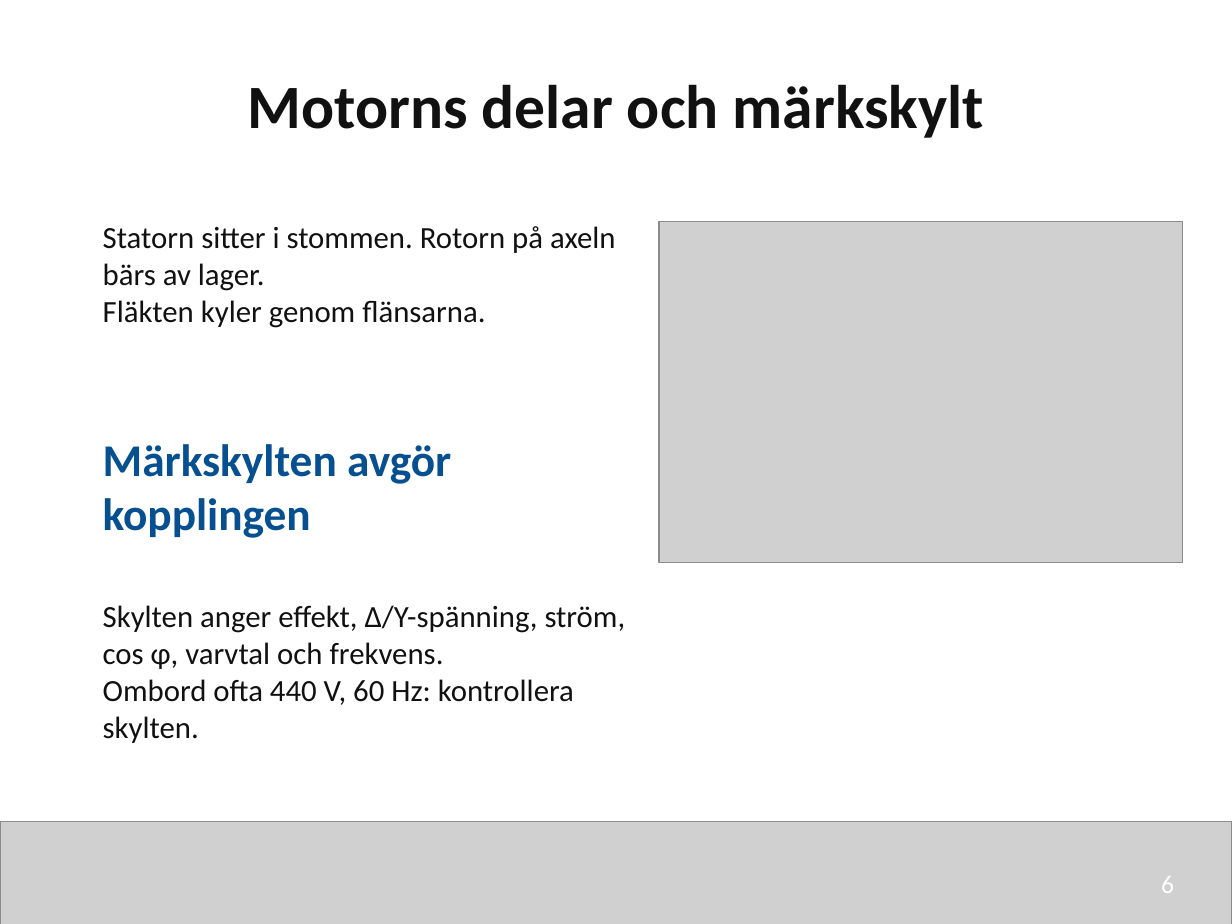
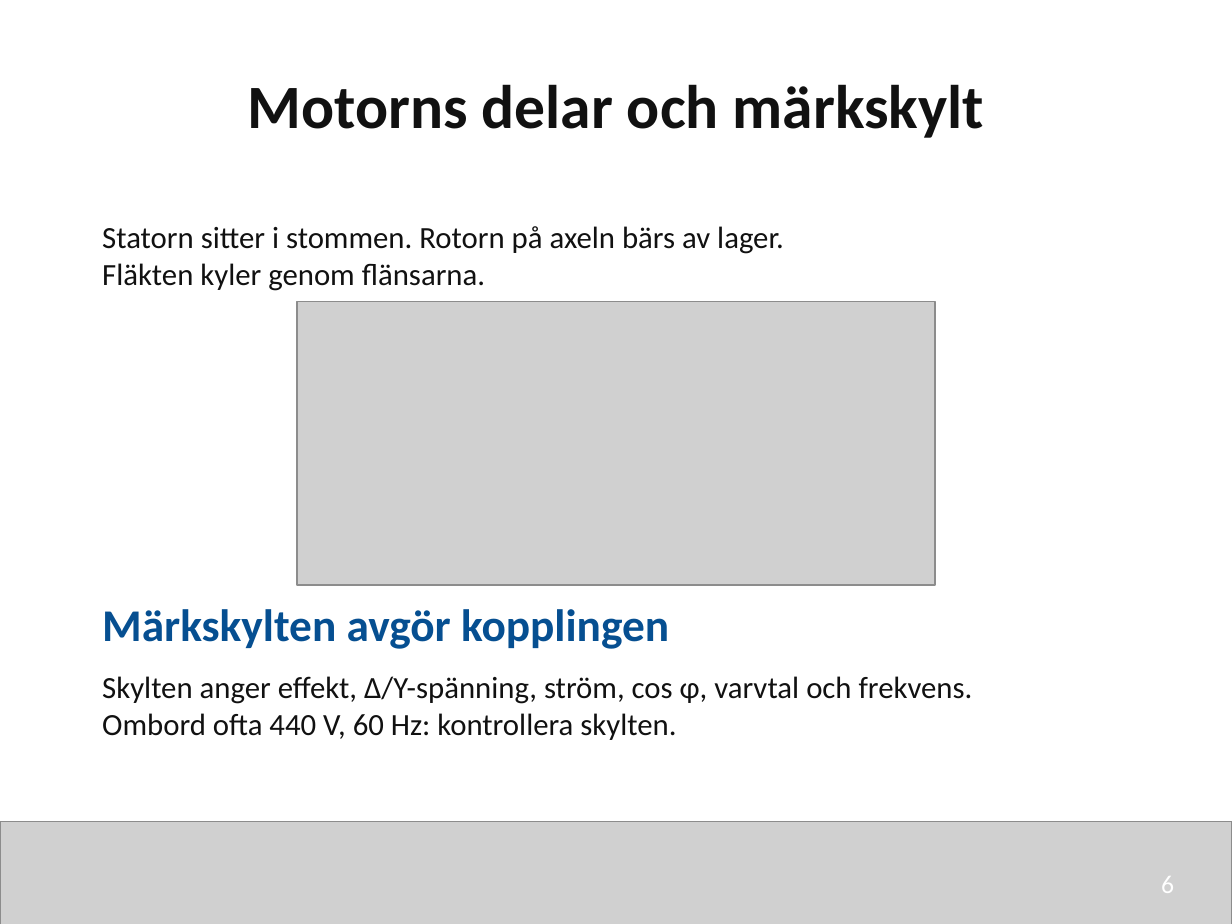
Before and after one commit to nj22az/nj22az.github.io, a slide deck: slide 6 of sjoskolan/vecka-41/aktuell/v41_03_Fysisk_traff_och_matning_elev.pptx. Drawn at 1232x924 pixels with LibreOffice and Linux fonts; fonts in the diff are those of the drawing; grey boxes stand for pictures. Boxes give left, top, right and bottom in pixels: in the first picture for what was removed or moved away, otherwise in the second. Text is boxed around its words. In the diff, an @@ line names an element or a change of style, - is before the commit and + after.

```diff
--- a/sjoskolan/vecka-41/aktuell/v41_03_Fysisk_traff_och_matning_elev.pptx
+++ b/sjoskolan/vecka-41/aktuell/v41_03_Fysisk_traff_och_matning_elev.pptx
@@ text "Statorn sitter i stommen. Rotorn ..." rewrapped from box(103, 226, 616, 328) to box(102, 226, 784, 291) @@
@@ picture: place and size @@
-picture at box(659, 222, 1183, 563)
+picture at box(297, 302, 935, 585)
@@ text "Märkskylten avgör kopplingen" rewrapped from box(103, 444, 451, 538) to box(102, 609, 669, 649) @@
@@ text "Skylten anger effekt, Δ/Y-spänning, ström, ..." rewrapped from box(103, 605, 626, 743) to box(102, 676, 973, 740) @@
```
Also in this commit, not shown: 4 other slides changed, 33 other files.
